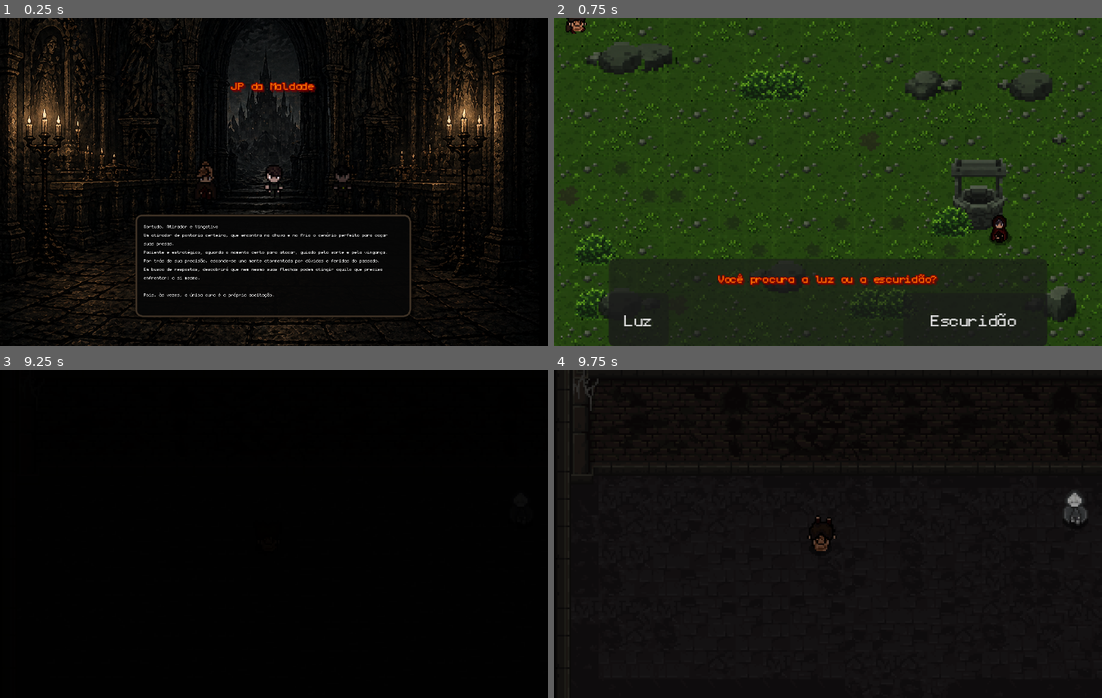
Above: before the commit, frames 1-4 (two rows, left to right).
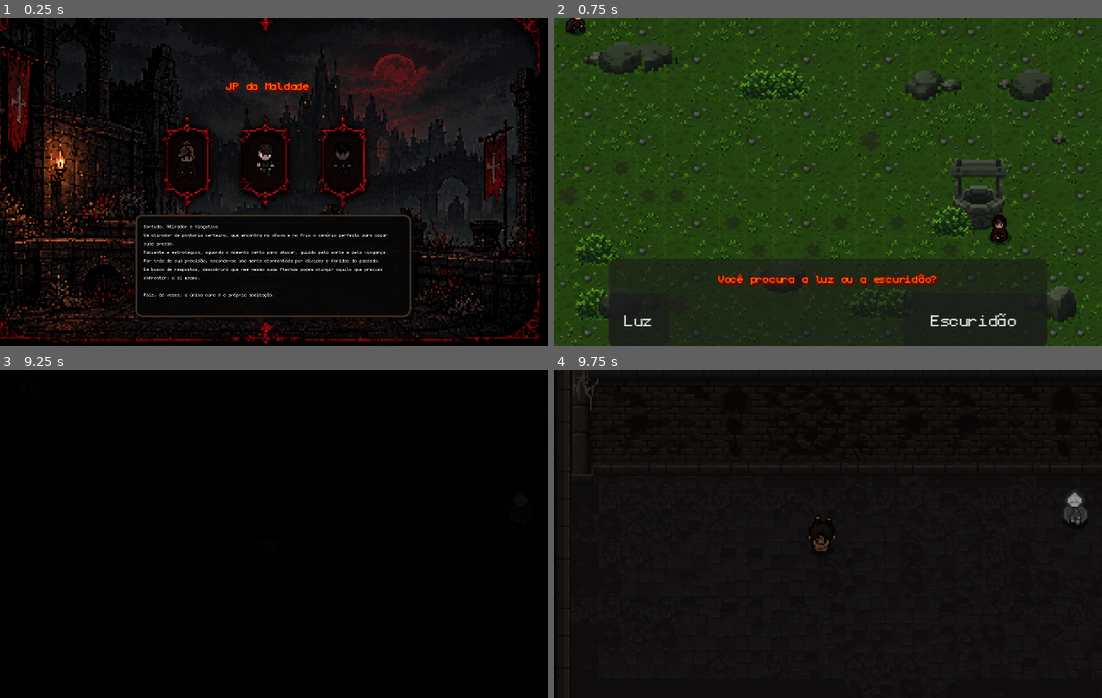
Above: after the commit, the same moments.

Repository: Matheus-Nogueira1/PelequeticosClube
Game: Godot game, scene res://scenes/menu/EscolherPersonagem.tscn
The game is run twice, just before and just after one commit, with the same random seed, the same clock (stepped at 60 frames per second) and the same inputs. This scene is started directly instead of the project's main scene.
Inputs (mouse positions are in pixels of both pictures, inside the frame that each line leads up to):
- Up to frame 1 (0.25 s): no input
- Up to frame 2 (0.75 s): tap Enter (ui_accept) at 0.5 s; move the mouse to (948, 165) at 0.52 s; hold Right (ui_right) from 0.53 s (still down); hold E (interact) from 0.53 s (still down); click (948, 165) at 0.67 s
- Up to frame 3 (9.25 s): tap Enter (ui_accept) at 0.77, 2.27, 3.77, 4.52, 5.27, 6.77, 7.52, 8.27 s; release Right (ui_right) at 1.25 s; release E (interact) at 1.25 s; click "Luz" at 1.25 s; move the mouse to (164, 550) at 2.02 s; hold S (down) 2.03-2.78 s; tap E (interact) every 1.5 s from 2.1 to 8.1 s; move the mouse to (328, 461) at 2.77 s; hold Right (ui_right) 2.78-3.53 s; hold E (interact) 2.78-3.53 s; move the mouse to (246, 599) at 3.52 s; hold Up (ui_up) 3.53-4.28 s; click (246, 599) at 3.67 s; move the mouse to (438, 583) at 4.27 s; hold E (interact) 4.28-5.03 s; hold Left (ui_left) 4.28-5.78 s; move the mouse to (109, 484) at 5.02 s; move the mouse to (301, 534) at 5.77 s; hold S (down) 5.78-6.53 s; hold E (interact) 5.78-6.53 s; click (301, 534) at 5.92 s; move the mouse to (191, 452) at 6.52 s; hold Right (ui_right) 6.53-7.28 s; move the mouse to (394, 517) at 7.27 s; hold Up (ui_up) 7.28-8.03 s; hold E (interact) 7.28-8.03 s; move the mouse to (164, 550) at 8.02 s; hold Right (ui_right) 8.03-8.78 s; click (164, 550) at 8.17 s; move the mouse to (328, 461) at 8.77 s; hold S (down) from 8.78 s (still down); hold E (interact) from 8.78 s (still down)
- Up to frame 4 (9.75 s): move the mouse to (800, 599) at 9.52 s; release S (down) at 9.53 s; release E (interact) at 9.53 s; hold Left (ui_left) from 9.53 s (still down); tap E (interact) at 9.6 s

The runs differ from the first frame. In frame 1, 22% of the frame differs, in the area x 0-99%, y 0-100%; in frame 2, 0.1%; in frame 3, less than 0.1%; in frame 4, less than 0.1%.

Commit message:
Personalizando o Menu

Diff:
--- a/ascencaozeta-pelequeta/scenes/menu/EscolherPersonagem.tscn
+++ b/ascencaozeta-pelequeta/scenes/menu/EscolherPersonagem.tscn
@@ -1,7 +1,7 @@
 [gd_scene format=3 uid="uid://6o7mrqu1338"]
 
 [ext_resource type="Script" uid="uid://cm8ka2lpmhap5" path="res://scripts/menu/control.gd" id="1_tjt66"]
-[ext_resource type="Texture2D" uid="uid://dyysk8jmqslcw" path="res://prefabs/Background.png" id="2_aif0b"]
+[ext_resource type="Texture2D" uid="uid://d3dfovi4dg056" path="res://assets/menu/Escolha.png" id="2_ru14h"]
 [ext_resource type="Texture2D" uid="uid://c0coxobrsbqhf" path="res://assets/Player/ESCOLHIDO/EscolhidoBase.png" id="3_wetd2"]
 [ext_resource type="Texture2D" uid="uid://bqi8ykk15gghd" path="res://assets/Player/JP/JpBase.png" id="4_mrfmh"]
 [ext_resource type="Texture2D" uid="uid://d1fsa5i0xk5gv" path="res://assets/Player/MOB/MobBase.png" id="5_ayp0l"]
@@ -46,7 +46,7 @@
 offset_right = -5.0
 grow_horizontal = 2
 grow_vertical = 2
-texture = ExtResource("2_aif0b")
+texture = ExtResource("2_ru14h")
 expand_mode = 2
 stretch_mode = 6
 
@@ -71,16 +71,13 @@
 
 [node name="TextureRect" type="TextureRect" parent="CenterContainer/HBoxContainer/Player1" unique_id=1886063957]
 layout_mode = 1
-anchors_preset = 8
-anchor_left = 0.5
-anchor_top = 0.5
-anchor_right = 0.5
-anchor_bottom = 0.5
-offset_left = -16.0
-offset_top = -16.0
-offset_right = 16.0
-offset_bottom = 16.0
-grow_horizontal = 2
+anchors_preset = -1
+anchor_top = 0.32900003
+anchor_bottom = 0.32900003
+offset_left = -27.0
+offset_top = -16.030003
+offset_right = 5.0
+offset_bottom = 15.969997
 grow_vertical = 2
 texture = ExtResource("3_wetd2")
 stretch_mode = 5
@@ -95,10 +92,10 @@
 anchor_top = 0.5
 anchor_right = 0.5
 anchor_bottom = 0.5
-offset_left = -16.0
-offset_top = -16.0
-offset_right = 16.0
-offset_bottom = 16.0
+offset_left = -21.0
+offset_top = -29.0
+offset_right = 11.0
+offset_bottom = 3.0
 grow_horizontal = 2
 grow_vertical = 2
 texture = ExtResource("4_mrfmh")
@@ -115,9 +112,9 @@
 anchor_right = 0.5
 anchor_bottom = 0.5
 offset_left = -16.0
-offset_top = -16.0
+offset_top = -29.0
 offset_right = 16.0
-offset_bottom = 16.0
+offset_bottom = 3.0
 grow_horizontal = 2
 grow_vertical = 2
 texture = ExtResource("5_ayp0l")
@@ -128,8 +125,8 @@
 anchors_preset = 5
 anchor_left = 0.5
 anchor_right = 0.5
-offset_left = -90.0
-offset_right = 90.0
+offset_left = -93.0
+offset_right = 87.0
 offset_bottom = 80.0
 grow_horizontal = 2
 theme_override_colors/font_shadow_color = Color(0, 0, 0, 1)
--- a/ascencaozeta-pelequeta/scenes/personagens/Escolhido.tscn
+++ b/ascencaozeta-pelequeta/scenes/personagens/Escolhido.tscn
@@ -862,10 +862,9 @@
 [node name="Walk" type="AnimatedSprite2D" parent="." unique_id=275653830]
 y_sort_enabled = true
 sprite_frames = SubResource("SpriteFrames_d0u6y")
-animation = &"IluminarEsquerda"
+animation = &"walk_down"
 
 [node name="Shadow" type="AnimatedSprite2D" parent="." unique_id=94897179]
-position = Vector2(-0.6666667, -0.6666667)
 sprite_frames = SubResource("SpriteFrames_yf5fn")
 animation = &"shadow"
 
@@ -875,5 +874,6 @@
 shape = SubResource("CircleShape2D_mgf8l")
 
 [node name="Levantar" type="AnimatedSprite2D" parent="." unique_id=1267546188]
+visible = false
 sprite_frames = SubResource("SpriteFrames_g4v7s")
 animation = &"Levantar"
--- a/ascencaozeta-pelequeta/scripts/menu/control.gd
+++ b/ascencaozeta-pelequeta/scripts/menu/control.gd
@@ -1,3 +1,4 @@
+
 extends Control
 
 @onready var slots: Array[Node] = $CenterContainer/HBoxContainer.get_children()
@@ -30,7 +31,38 @@
 
 	selected_index = clampi(selected_index, 0, slots.size() - 1)
 
+	configurar_titulo()
 	update_visual(true)
+
+
+func configurar_titulo() -> void:
+	# Vermelho intenso, inspirado nas molduras góticas.
+	name_label.add_theme_color_override(
+		"font_color",
+		Color("#ff202b")
+	)
+
+	name_label.add_theme_color_override(
+		"font_outline_color",
+		Color("#260205")
+	)
+
+	name_label.add_theme_constant_override("outline_size", 4)
+
+	name_label.add_theme_color_override(
+		"font_shadow_color",
+		Color("#a0000c")
+	)
+
+	name_label.add_theme_constant_override("shadow_offset_x", 2)
+	name_label.add_theme_constant_override("shadow_offset_y", 3)
+
+	# Centraliza o título dentro do espaço do Label.
+	name_label.horizontal_alignment = HORIZONTAL_ALIGNMENT_CENTER
+	name_label.vertical_alignment = VERTICAL_ALIGNMENT_CENTER
+
+	# Espaçamento entre os caracteres.
+	name_label.add_theme_constant_override("character_spacing", 4)
 
 
 func _input(event: InputEvent) -> void:
@@ -57,11 +89,12 @@
 		character_ids[selected_index]
 	)
 
+
 func update_visual(skip_animation: bool = false) -> void:
 	update_name(skip_animation)
 	update_description(skip_animation)
 
-	# Atualiza apenas a transparência dos personagens.
+	# Atualiza a transparência dos personagens.
 	for i in range(slots.size()):
 		var slot: Control = slots[i] as Control
 
@@ -86,13 +119,17 @@
 
 		tween.tween_property(slot, "modulate", target_color, 0.2)
 
+
 func update_name(skip_animation: bool = false) -> void:
 	var dados: Dictionary = obter_personagem_selecionado()
 	var novo_nome: String = dados["nome"]
 
+	# Reaplica o estilo para garantir que permaneça consistente.
+	configurar_titulo()
+
 	if skip_animation:
 		name_label.text = novo_nome
-		name_label.modulate.a = 1.0
+		name_label.modulate = Color.WHITE
 		return
 
 	if name_label.has_meta("tween"):
@@ -106,10 +143,13 @@
 	name_label.set_meta("tween", tween)
 
 	tween.tween_property(name_label, "modulate:a", 0.0, 0.1)
+
 	tween.tween_callback(func() -> void:
 		name_label.text = novo_nome
 	)
+
 	tween.tween_property(name_label, "modulate:a", 1.0, 0.15)
+
 
 func update_description(skip_animation: bool = false) -> void:
 	var dados: Dictionary = obter_personagem_selecionado()
@@ -131,10 +171,13 @@
 	description_label.set_meta("tween", tween)
 
 	tween.tween_property(description_label, "modulate:a", 0.0, 0.1)
+
 	tween.tween_callback(func() -> void:
 		description_label.text = novo_texto
 	)
+
 	tween.tween_property(description_label, "modulate:a", 1.0, 0.2)
+
 
 func select_character() -> void:
 	var dados: Dictionary = obter_personagem_selecionado()
Binary file added: ascencaozeta-pelequeta/assets/menu/Escolha.png
Not shown, added: ascencaozeta-pelequeta/assets/menu/Escolha.png.import
